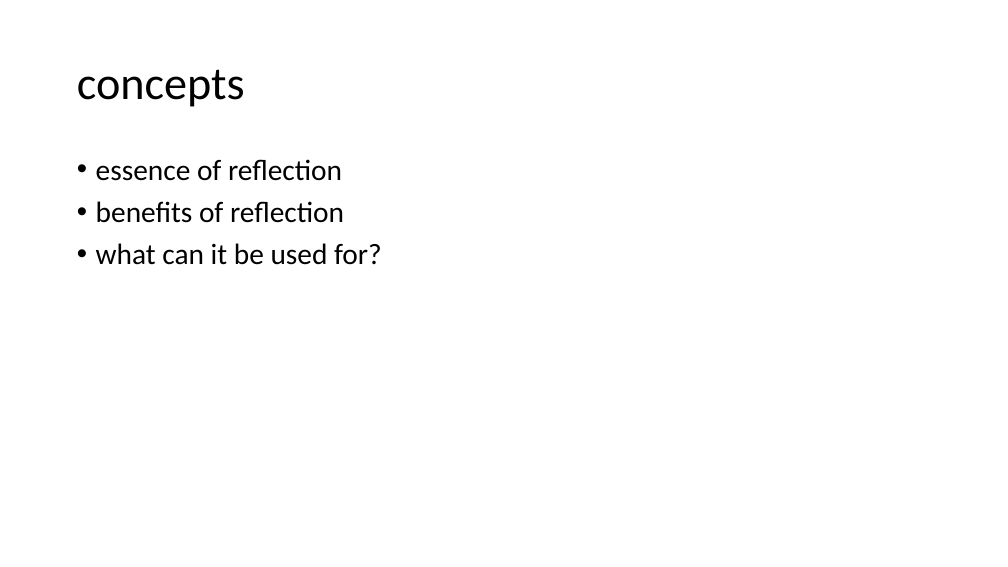
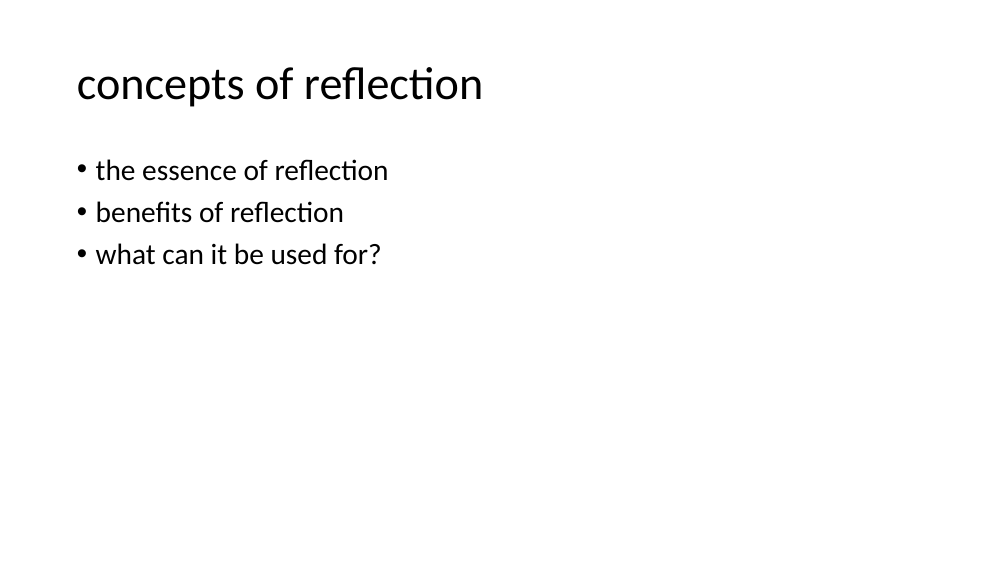
Before and after one commit to qicosmos/cppcon2017, a slide deck: slide 3 of cppcon2017.pptx. Drawn at 1008x567 pixels with LibreOffice and Linux fonts; fonts in the diff are those of the drawing. Boxes give left, top, right and bottom in pixels: in the first picture for what was removed or moved away, otherwise in the second. Text is boxed around its words. In the diff, an @@ line names an element or a change of style, - is before the commit and + after.

Commit message:
add

```diff
--- a/cppcon2017.pptx
+++ b/cppcon2017.pptx
@@ title at (77, 67, 483, 107): text changed @@
-concepts
+concepts of reflection
@@ text at (96, 159, 389, 181): text changed @@
-• essence of reflection
+• the essence of reflection
```
Also in this commit, not shown: 1 other slide changed, 2 slides added.
